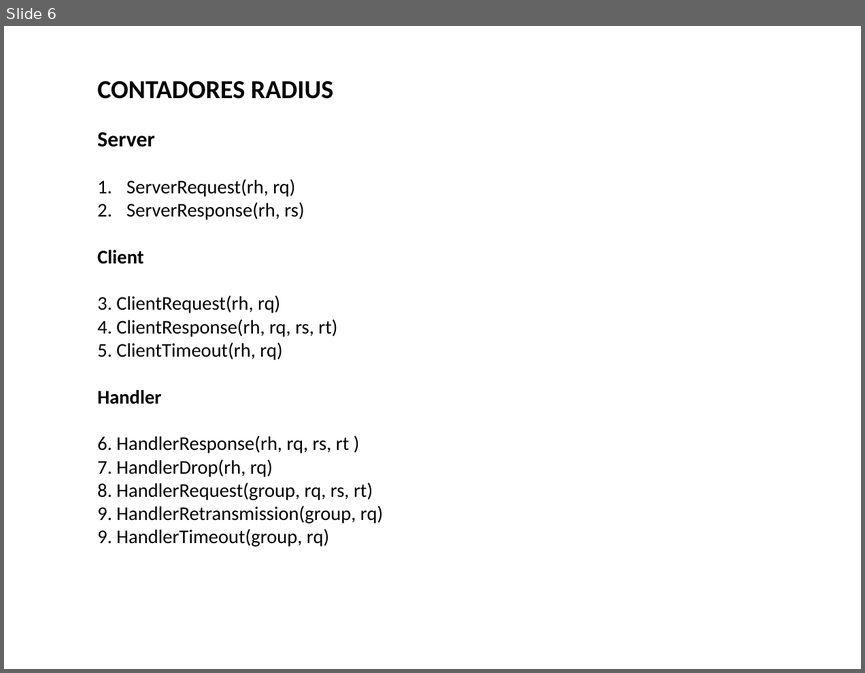
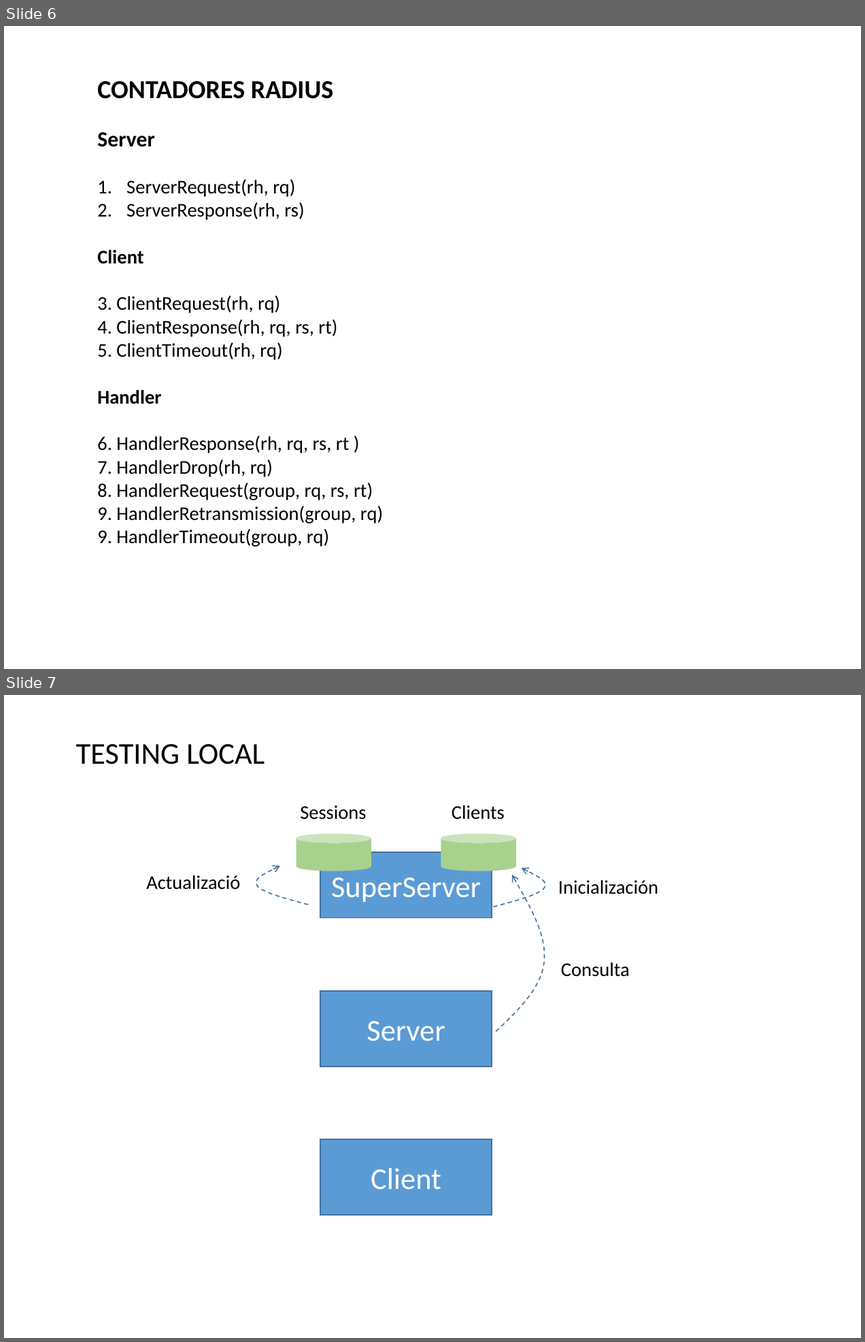
Before and after one commit to francistor/yaas, a slide deck: DiameterServerDesign.pptx. Shown one above the other, each under a label of ours: slide 6 before the commit, slides 6 and 7 after it. The pictures are 865x673 and 865x1342 pixels, drawn with LibreOffice and Linux fonts; fonts in the diff are those of the drawing. Boxes give left, top, right and bottom in pixels: in the first picture for what was removed or moved away, otherwise in the second. Text is boxed around its words. In the diff, an @@ line names an element or a change of style, - is before the commit and + after.

```diff
--- a/DiameterServerDesign.pptx
+++ b/DiameterServerDesign.pptx
@@ slide 7 added at bbox=[4, 695, 861, 1338], background #FFFFFF @@
@@ text added at bbox=[76, 744, 264, 764], 28 pt, text #000000 @@
+TESTING LOCAL
@@ text added at bbox=[300, 805, 366, 819], 18 pt, text #000000 @@
+Sessions
@@ text added at bbox=[451, 805, 504, 819], 18 pt, text #000000 @@
+Clients
@@ cylinder added at bbox=[296, 834, 372, 870], fill #A9D18E @@
@@ cylinder added at bbox=[441, 834, 516, 870], fill #A9D18E @@
@@ rectangle added at bbox=[320, 852, 492, 917], fill #5B9BD5, outline #43739E 1 pt, 28 pt, text #FFFFFF @@
+SuperServer
@@ text added at bbox=[146, 875, 240, 889], 18 pt, text #000000 @@
+Actualizació
@@ freeform shape added at bbox=[257, 866, 309, 905], outline #43739E 1 pt dashed @@
@@ freeform shape added at bbox=[493, 868, 545, 906], outline #43739E 1 pt dashed @@
@@ freeform shape added at bbox=[496, 875, 545, 1032], outline #43739E 1 pt dashed @@
@@ text added at bbox=[558, 880, 658, 894], 18 pt, text #000000 @@
+Inicialización
@@ text added at bbox=[561, 962, 630, 977], 18 pt, text #000000 @@
+Consulta
@@ rectangle added at bbox=[320, 990, 492, 1066], fill #5B9BD5, outline #43739E 1 pt, 28 pt, text #FFFFFF @@
+Server
@@ rectangle added at bbox=[320, 1139, 492, 1215], fill #5B9BD5, outline #43739E 1 pt, 28 pt, text #FFFFFF @@
+Client
```
Also in this commit, not shown: 1 other slide added, 29 other files.
